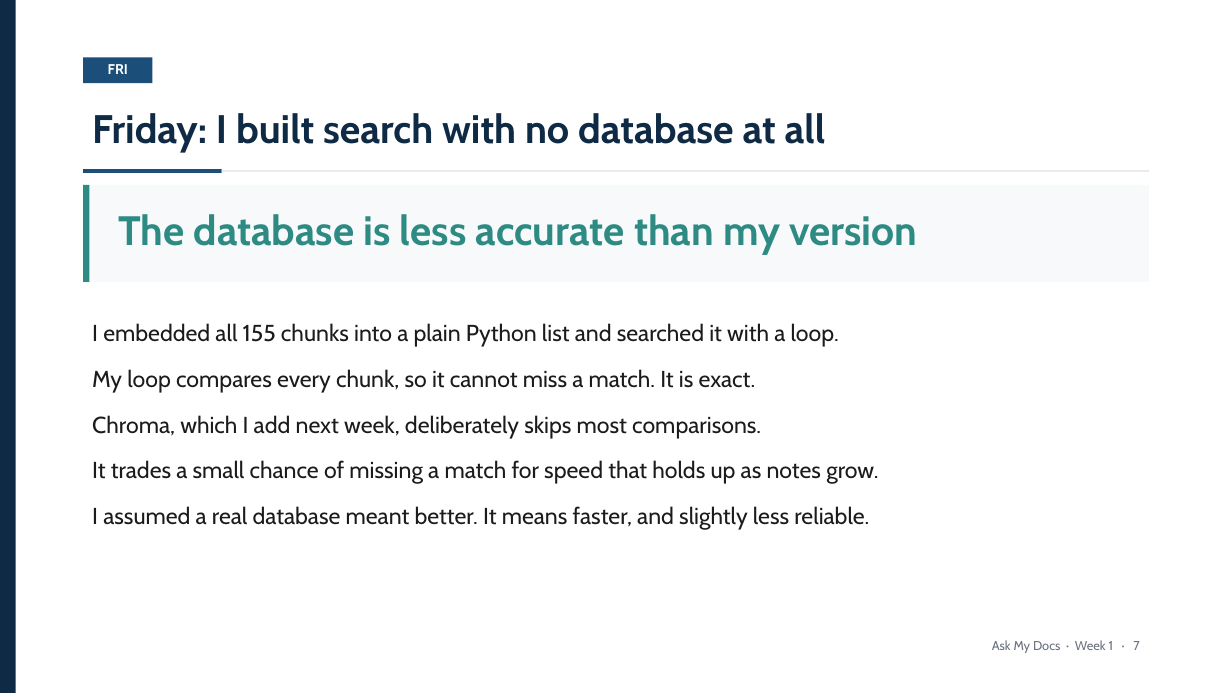
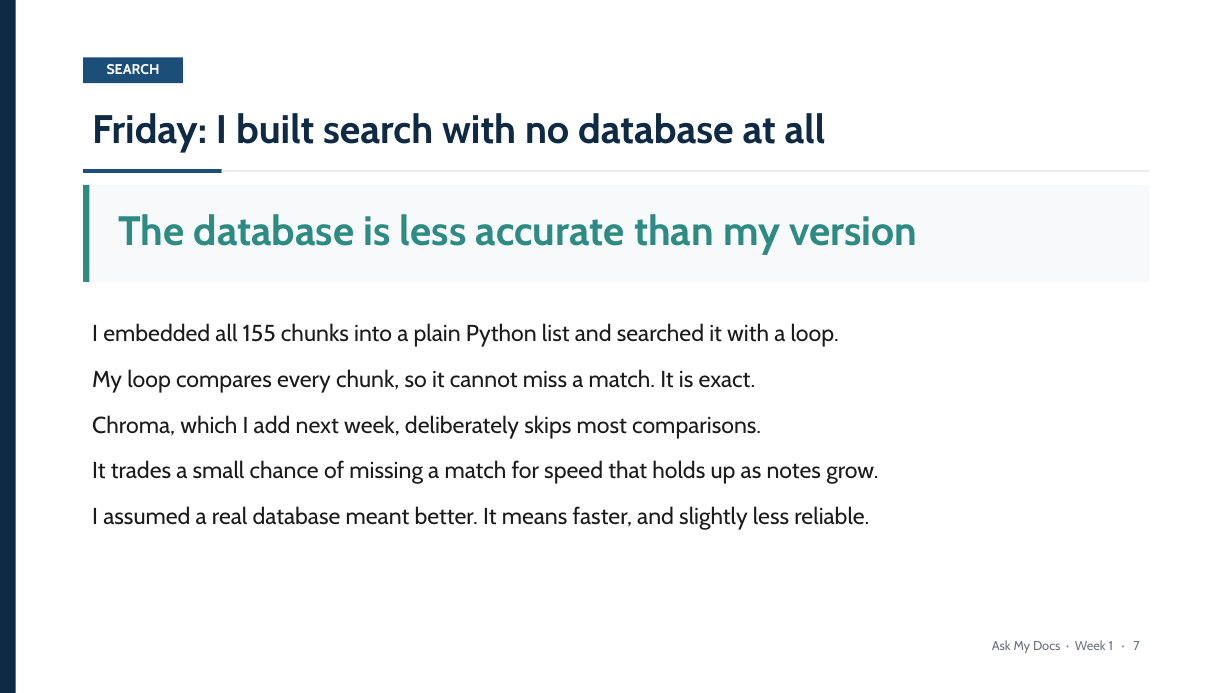
Before and after one commit to Iddrisusalima/ask-my-docs, a slide deck: slide 8 of presentation/week1-review.pptx. Drawn at 1232x693 pixels with LibreOffice and Linux fonts; fonts in the diff are those of the drawing. Boxes give left, top, right and bottom in pixels: in the first picture for what was removed or moved away, otherwise in the second. Text is boxed around its words. In the diff, an @@ line names an element or a change of style, - is before the commit and + after.

```diff
--- a/presentation/week1-review.pptx
+++ b/presentation/week1-review.pptx
@@ rectangle: place and size @@
-rectangle at <box>83,57,152,83</box>
+rectangle at <box>83,57,183,83</box>
@@ text at <box>107,64,160,74</box>: text changed @@
-FRI
+SEARCH
```
Also in this commit, not shown: 5 other slides changed, 2 other files.
